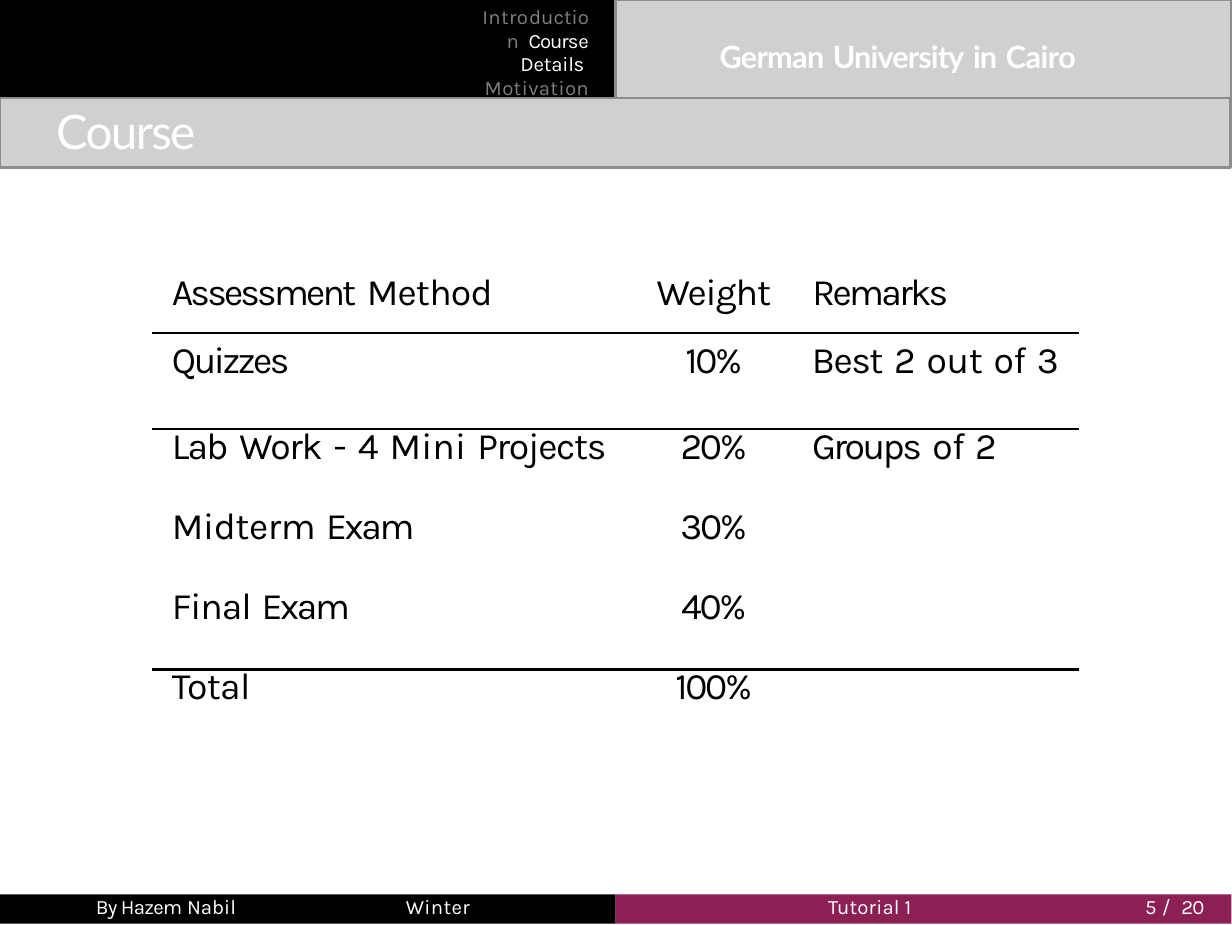
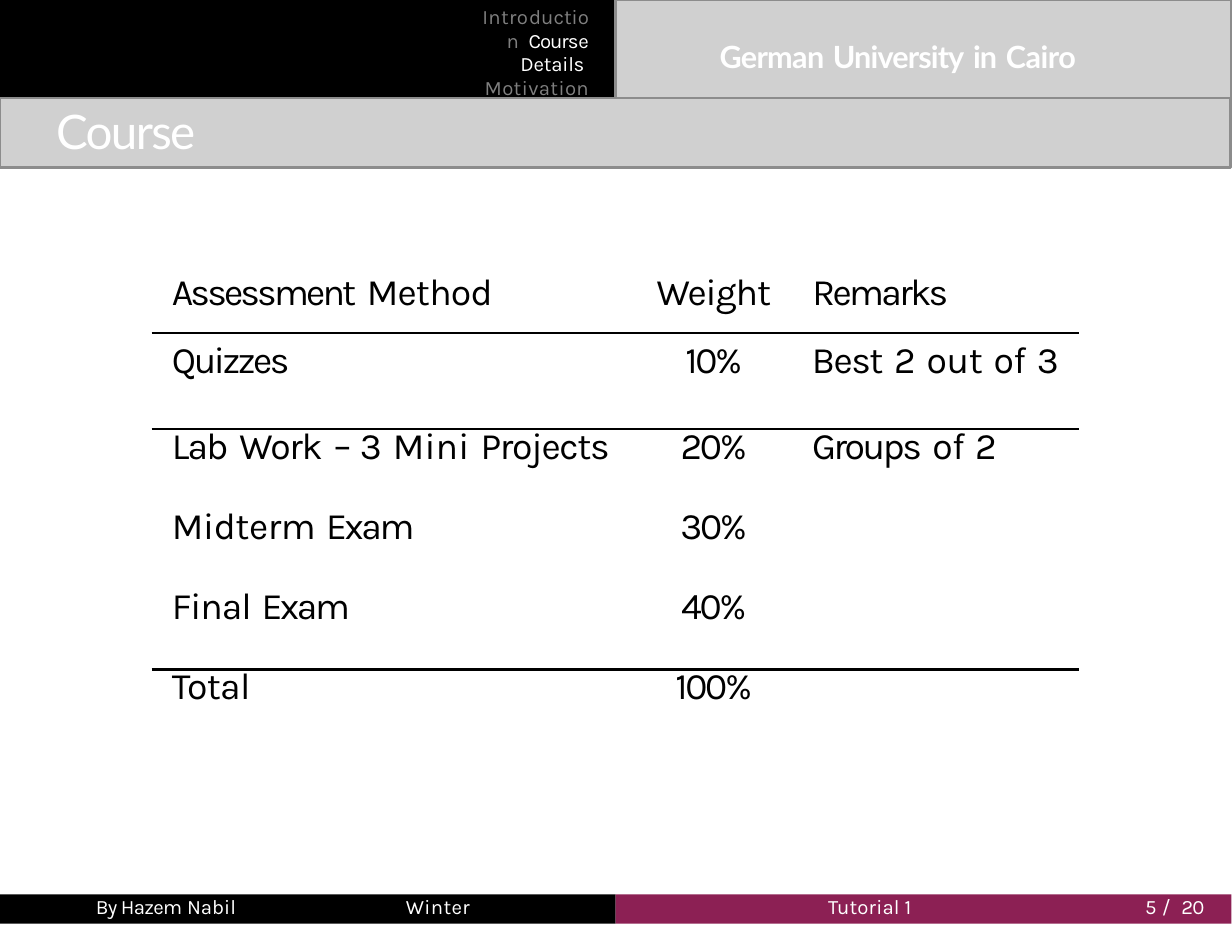
Before and after one commit to mahmoudosamaa11/W2024, a slide deck: slide 5 of lab_content/Lab_01_Slides.pptx. Drawn at 1232x925 pixels with LibreOffice and Linux fonts; fonts in the diff are those of the drawing; grey boxes stand for pictures; background and template pictures are left out. Boxes give left, top, right and bottom in pixels: in the first picture for what was removed or moved away, otherwise in the second. Text is boxed around its words. In the diff, an @@ line names an element or a change of style, - is before the commit and + after.

```diff
--- a/lab_content/Lab_01_Slides.pptx
+++ b/lab_content/Lab_01_Slides.pptx
@@ table at [152,279,1078,726] @@
-row 3, column 1: Lab Work - 4 Mini Projects
+row 3, column 1: Lab Work – 3 Mini Projects
```
Also in this commit, not shown: 20 other slides changed.
